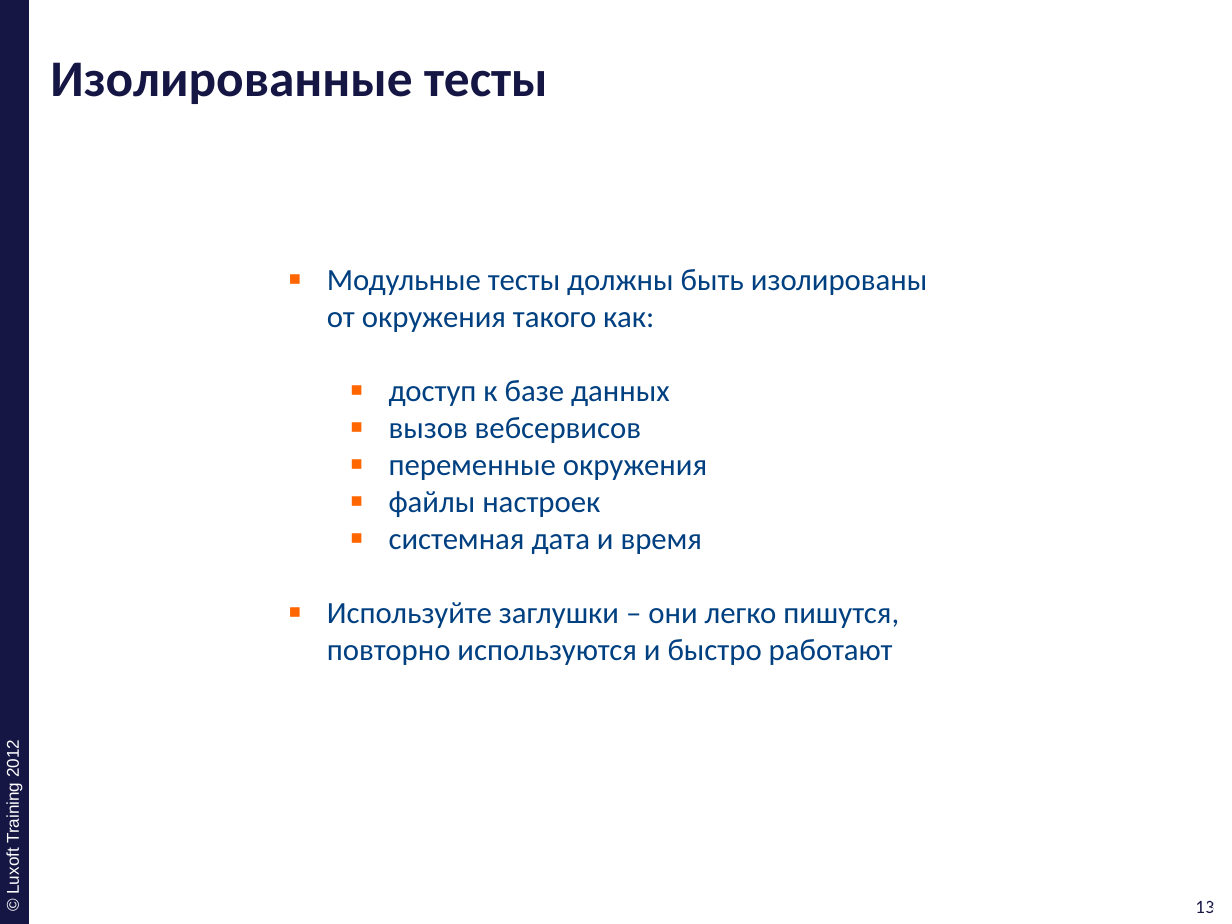
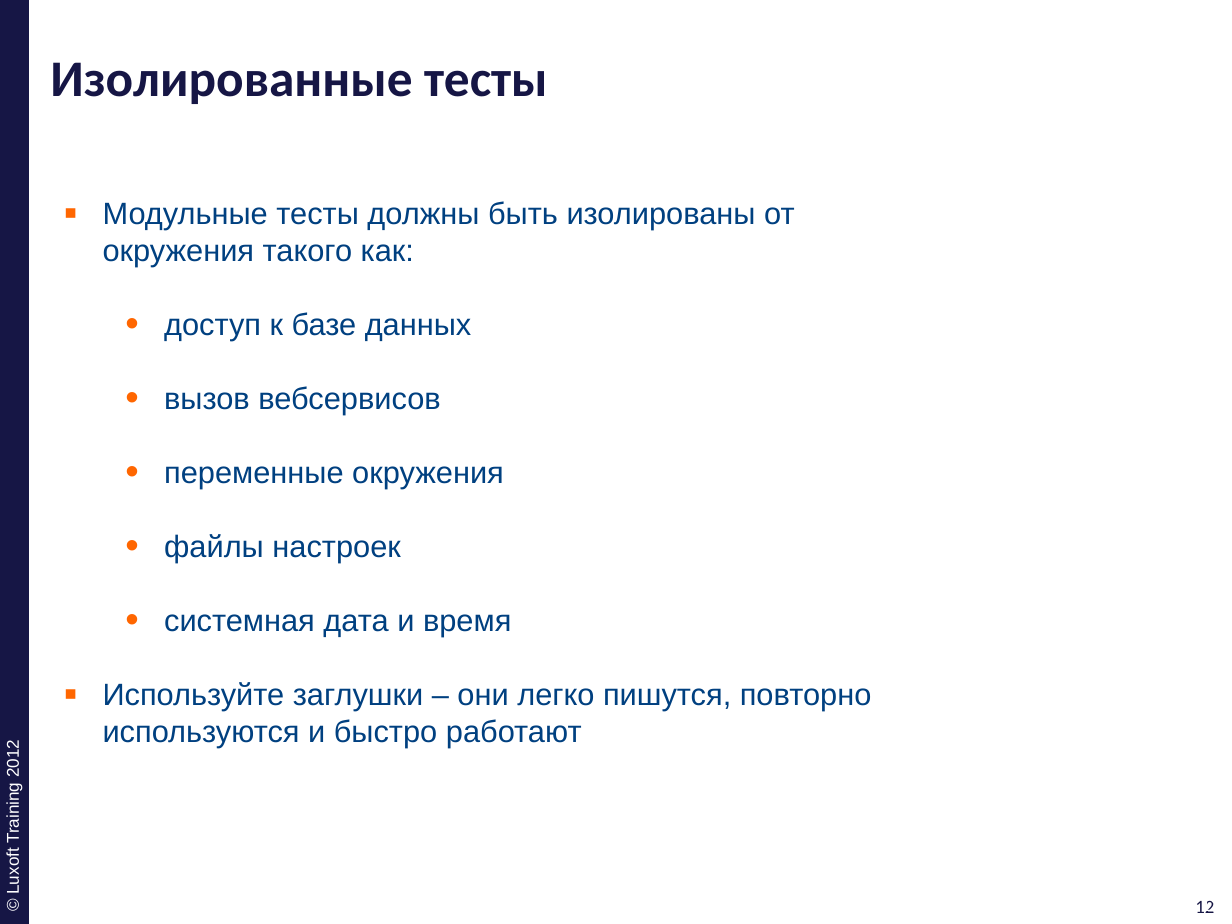
Before and after one commit to ivan-dyachenko/Trainings, a slide deck: slide 12 of Test Driven Development/materials/pptx/11. TDD-Best-Practice.pptx (slide 13 before the commit). Drawn at 1232x924 pixels with LibreOffice and Linux fonts; fonts in the diff are those of the drawing; background and template pictures are left out. Boxes give left, top, right and bottom in pixels: in the first picture for what was removed or moved away, otherwise in the second. Text is boxed around its words. In the diff, an @@ line names an element or a change of style, - is before the commit and + after.

```diff
--- a/Test Driven Development/materials/pptx/11. TDD-Best-Practice.pptx
+++ b/Test Driven Development/materials/pptx/11. TDD-Best-Practice.pptx
@@ text "Модульные тесты должны быть изолированы ...": place and size @@
-text "Модульные тесты должны быть изолированы ..." at [327,269,928,665]
+text "Модульные тесты должны быть изолированы ..." at [103,201,872,747]
@@ text "Модульные тесты должны быть изолированы ..." at [103,201,872,747]: font Calibri to Arial; bullet ▪ to • @@
@@ page number at [1195,901,1214,913]: text changed @@
-13
+12
@@ page number at [1201,901,1220,913]: text changed @@
-13
+12
```
Also in this commit, not shown: 15 other slides changed, 1 slide removed.
